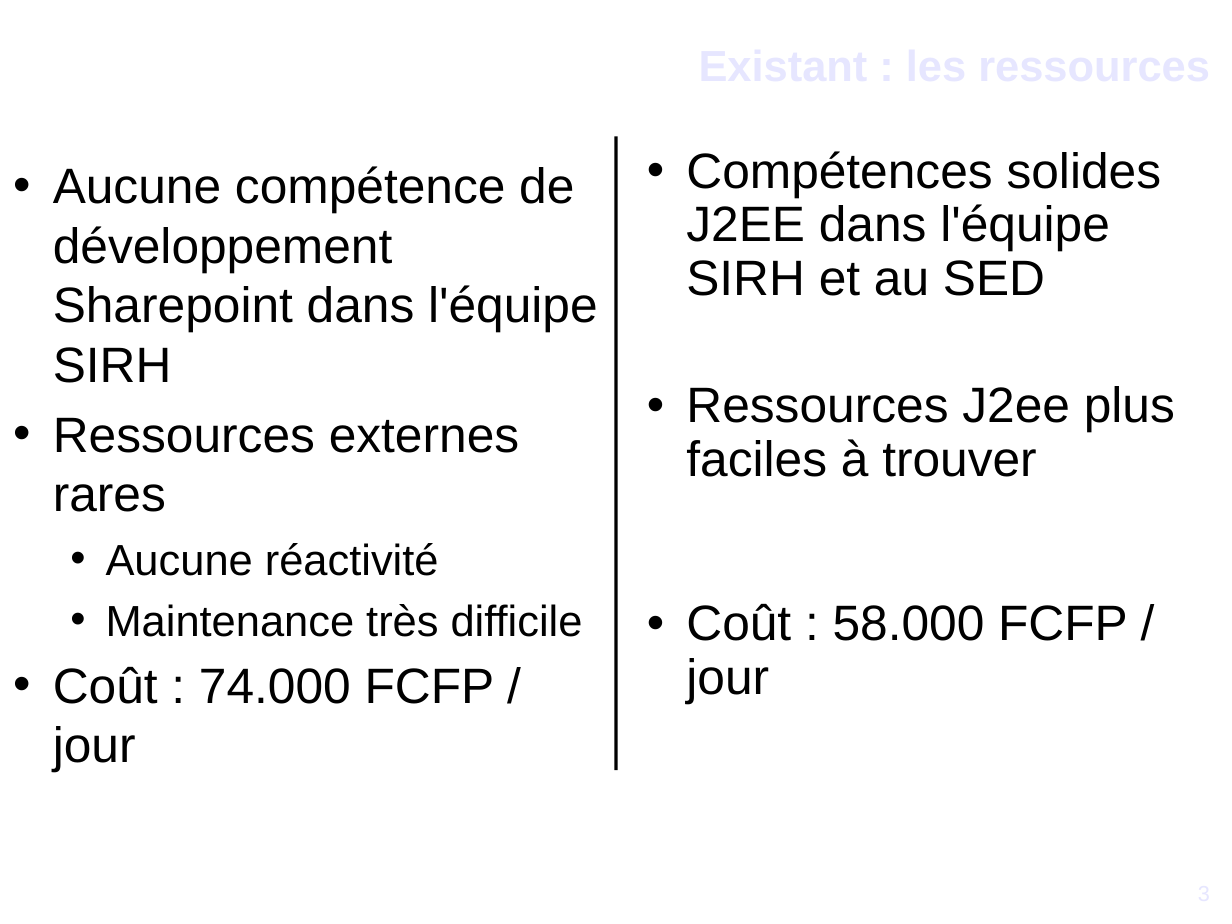
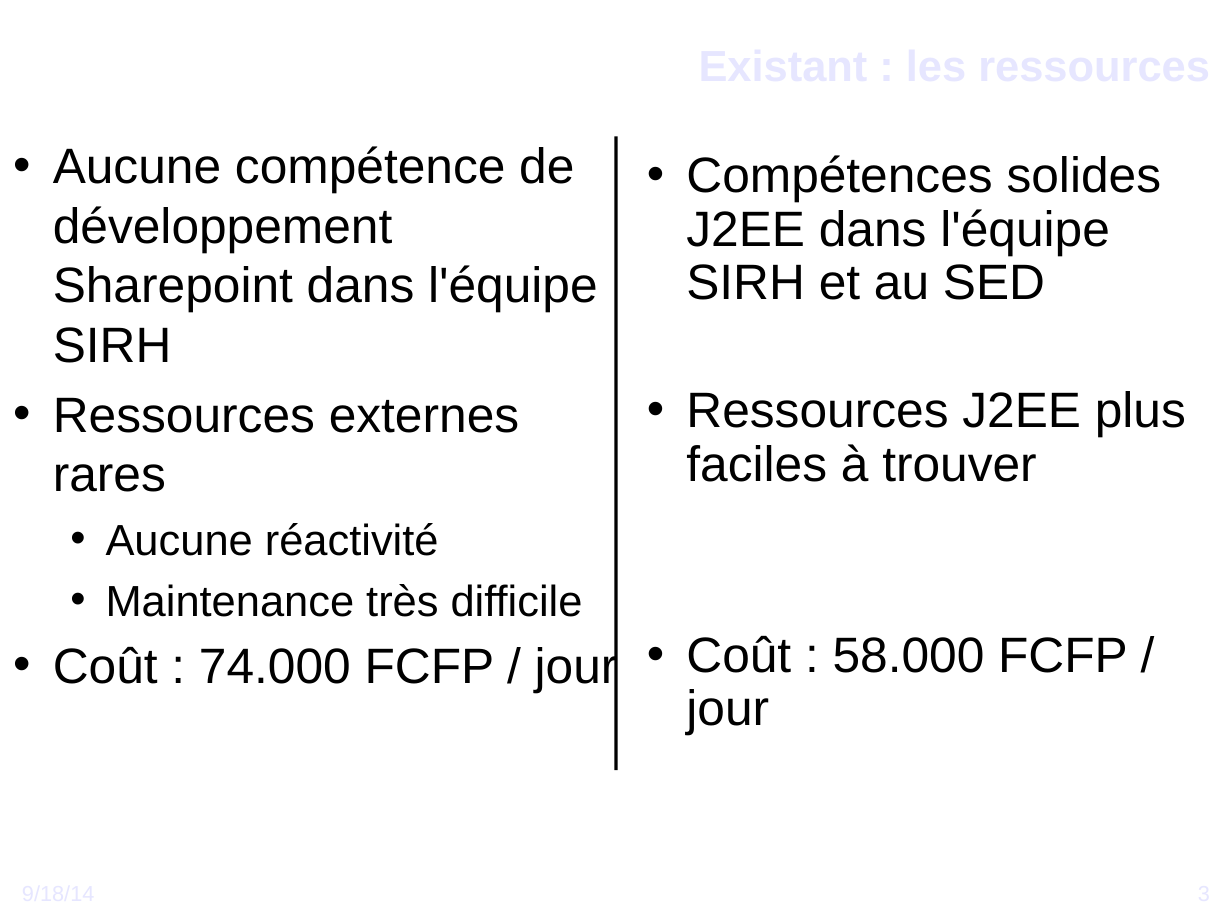
Before and after one commit to DSI-Ville-Noumea/sirh-kiosque-j2ee-old, a slide deck: slide 3 of src/site/resources/Vers_un_Kiosque_RH_J2EE.odp. Drawn at 1232x924 pixels with LibreOffice and Linux fonts; fonts in the diff are those of the drawing; background and template pictures are left out. Boxes give left, top, right and bottom in pixels: in the first picture for what was removed or moved away, otherwise in the second. Text is boxed around its words. In the diff, an @@ line names an element or a change of style, - is before the commit and + after.

```diff
--- a/src/site/resources/Vers_un_Kiosque_RH_J2EE.odp
+++ b/src/site/resources/Vers_un_Kiosque_RH_J2EE.odp
@@ text "Aucune compétence de développement Sharepoint ..." rewrapped from [53,166,598,772] to [53,146,618,692] @@
@@ text at [686,391,1186,482]: text changed @@
-• Ressources J2ee plus faciles à trouver
+• Ressources J2EE plus faciles à trouver
@@ text added at [22,880,421,923], 14 pt, text #E6E6FF @@
+9/18/14
```
Also in this commit, not shown: 22 other slides changed, 20 slides added, 20 slides removed.
